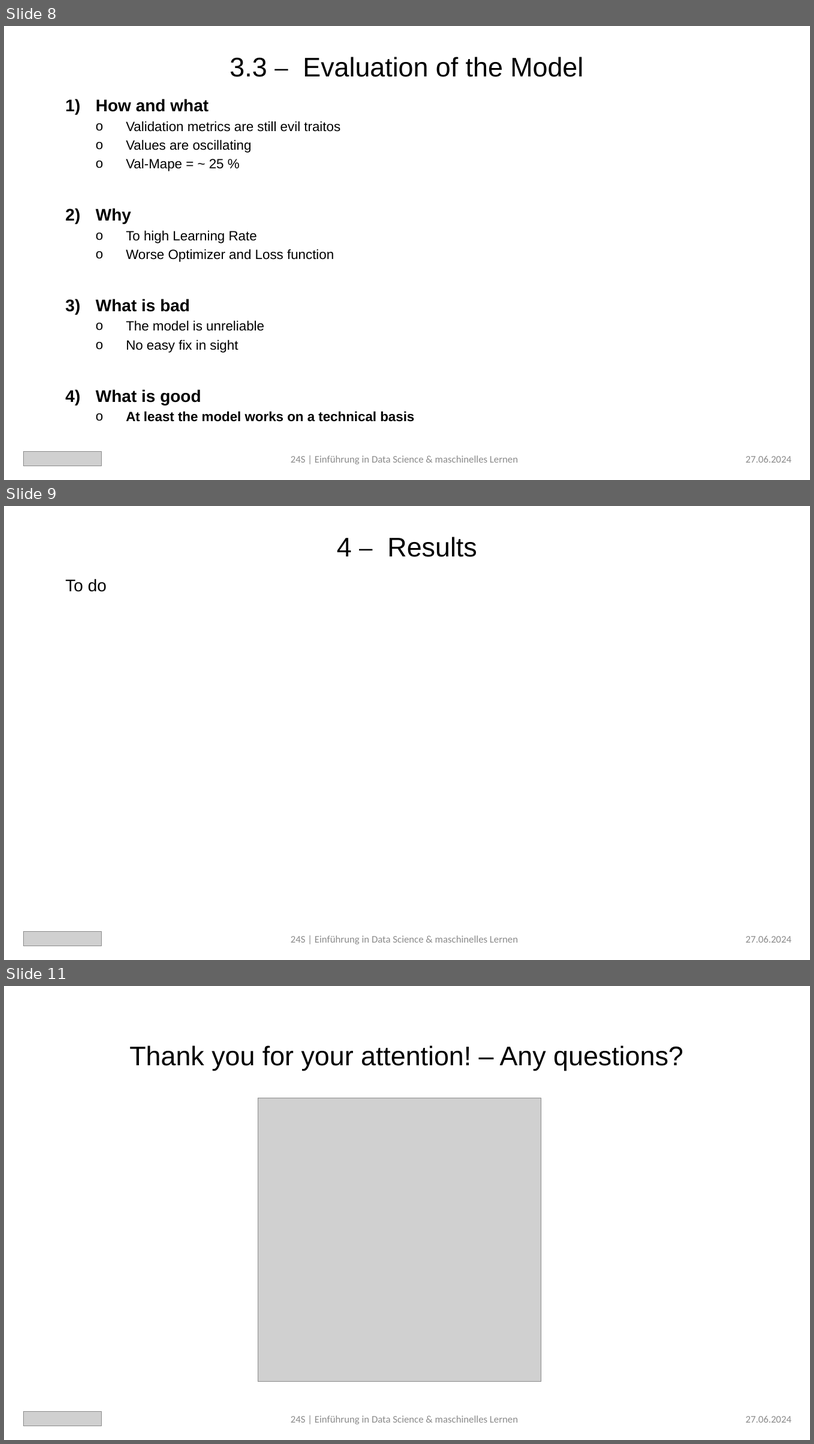
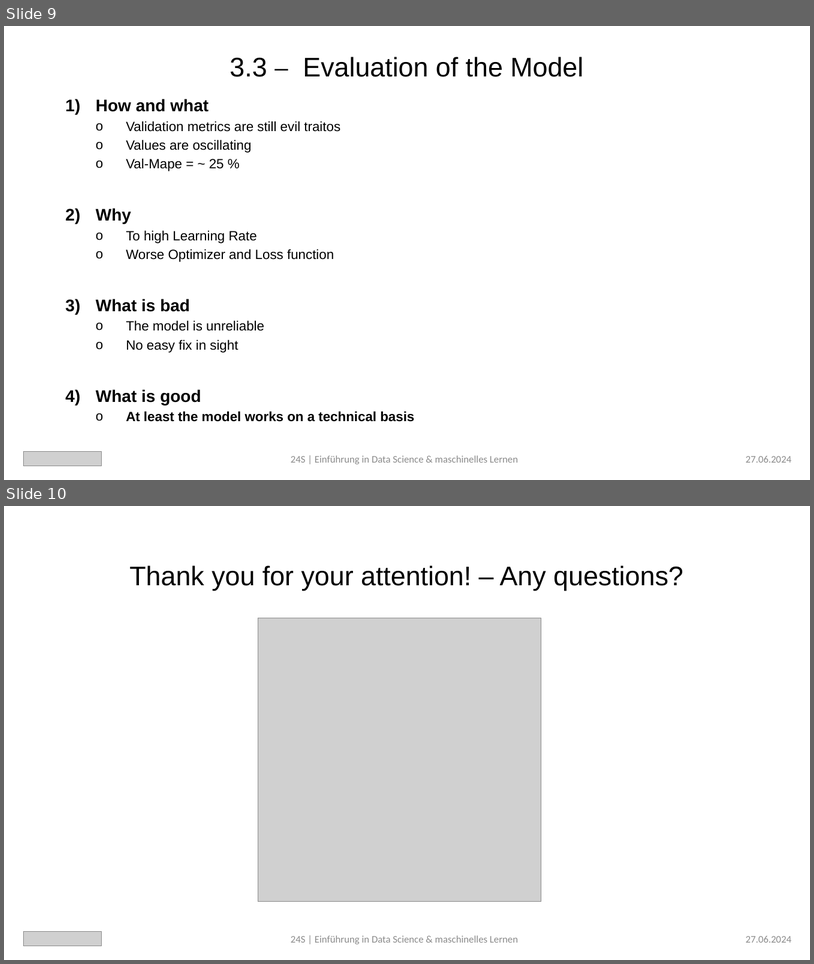
Before and after one commit to BossyNine/bakery_sales_prediction, a slide deck: 4_Presentation/bakery_sales_prediction-DS_Gruppe_12-190624jb.pptx. Shown one above the other, each under a label of ours: slides 8, 9 and 11 before the commit, slides 9 and 10 after it; the slides between them are not shown. The pictures are 814x1444 and 814x964 pixels, drawn with LibreOffice and Linux fonts; fonts in the diff are those of the drawing; grey boxes stand for pictures. Boxes give left, top, right and bottom in pixels: in the first picture for what was removed or moved away, otherwise in the second. Text is boxed around its words. In the diff, an @@ line names an element or a change of style, - is before the commit and + after.

```diff
--- a/4_Presentation/bakery_sales_prediction-DS_Gruppe_12-190624jb.pptx
+++ b/4_Presentation/bakery_sales_prediction-DS_Gruppe_12-190624jb.pptx
@@ slide 9 removed at [4,506,810,960], background #FFFFFF @@
@@ title removed at [337,537,477,557] @@
-4 ⎯ Results
@@ text removed at [65,579,107,592] @@
-To do
@@ picture removed at [23,931,101,946] @@
@@ text removed at [291,935,792,944] @@
-24S | Einführung in Data Science & maschinelles Lernen 27.06.2024
@@ what was slide 8 is now slide 9 @@
@@ what was slide 11 is now slide 10 @@
```
Also in this commit, not shown: 2 slides changed.
